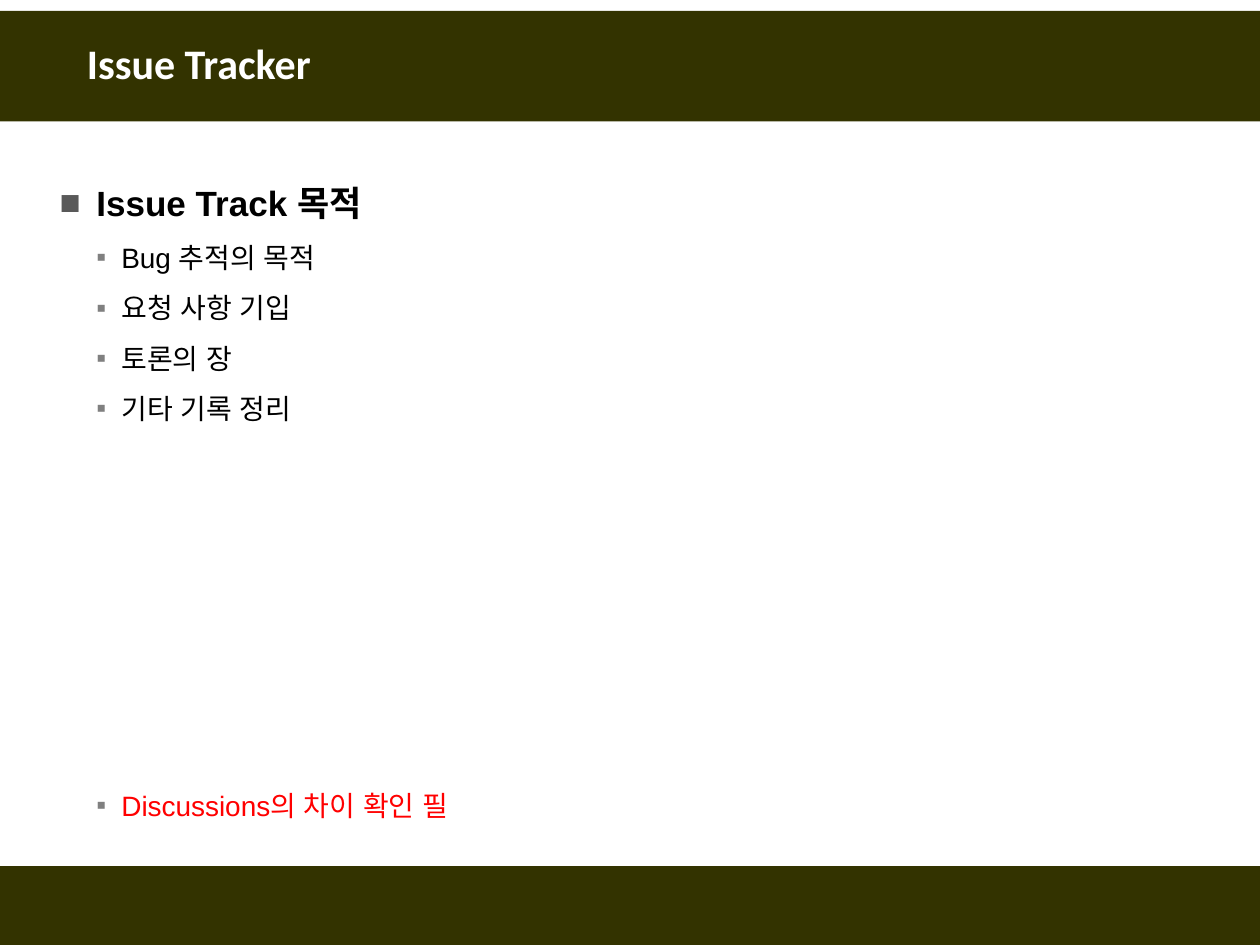
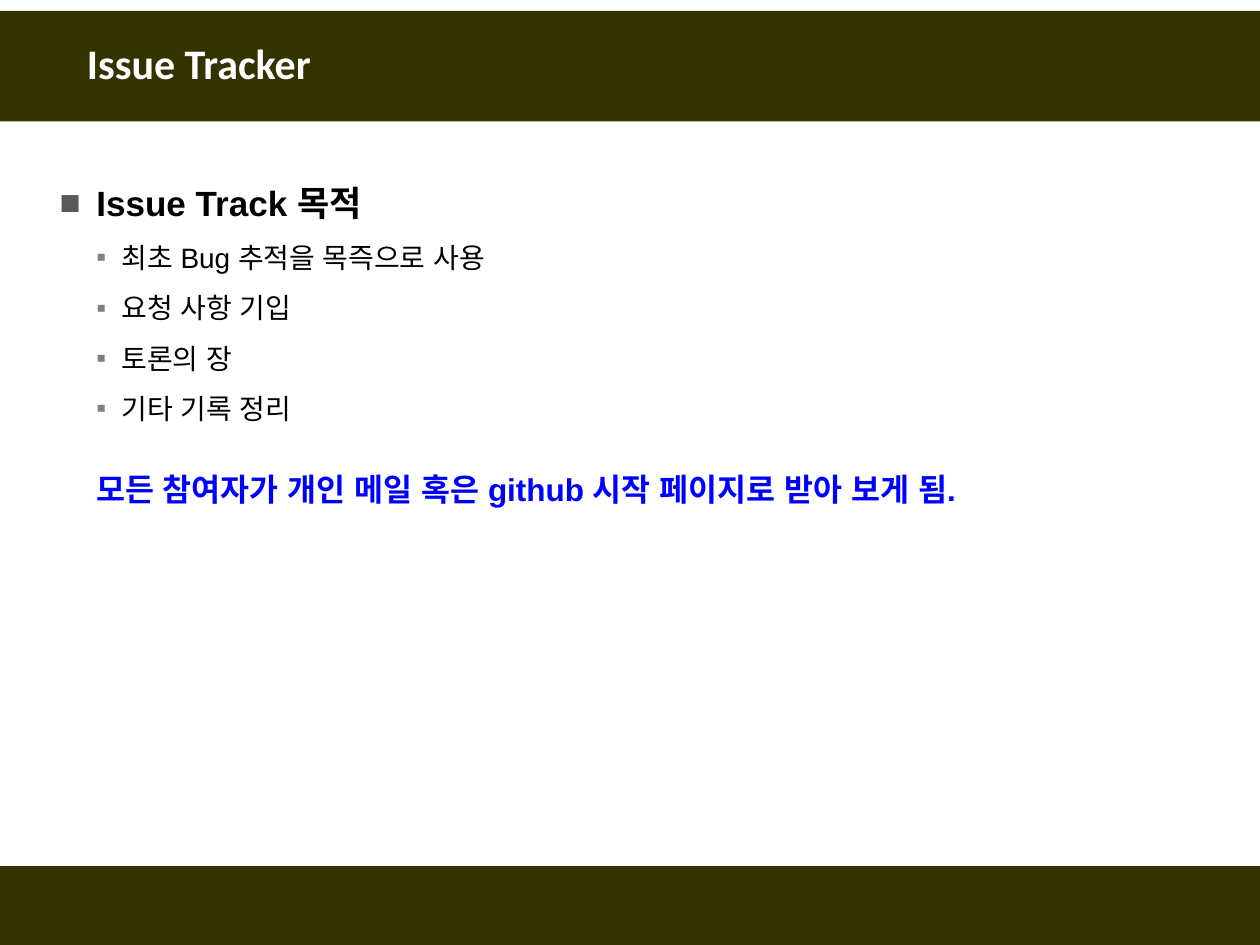
Before and after one commit to fasthill/github-lecture, a slide deck: slide 8 of git및github첫걸음7-issuetracker.pptx (slide 3 before the commit). Drawn at 1260x945 pixels with LibreOffice and Linux fonts; fonts in the diff are those of the drawing. Boxes give left, top, right and bottom in pixels: in the first picture for what was removed or moved away, otherwise in the second. Text is boxed around its words. In the diff, an @@ line names an element or a change of style, - is before the commit and + after.

```diff
--- a/git및github첫걸음7-issuetracker.pptx
+++ b/git및github첫걸음7-issuetracker.pptx
@@ text at <box>121,245,484,273</box>: text changed @@
-  ▪ Bug 추적의 목적
+  ▪ 최초 Bug 추적을 목즉으로 사용
@@ text added at <box>96,474,956,507</box>, 18 pt, text #0000FF, bold @@
+  모든 참여자가 개인 메일 혹은 github 시작 페이지로 받아 보게 됨.
@@ text at <box>121,792,448,819</box>: paragraph removed @@
-  ▪ Discussions의 차이 확인 필
```
Also in this commit, not shown: 4 other slides changed, 28 slides added, 2 slides removed.
